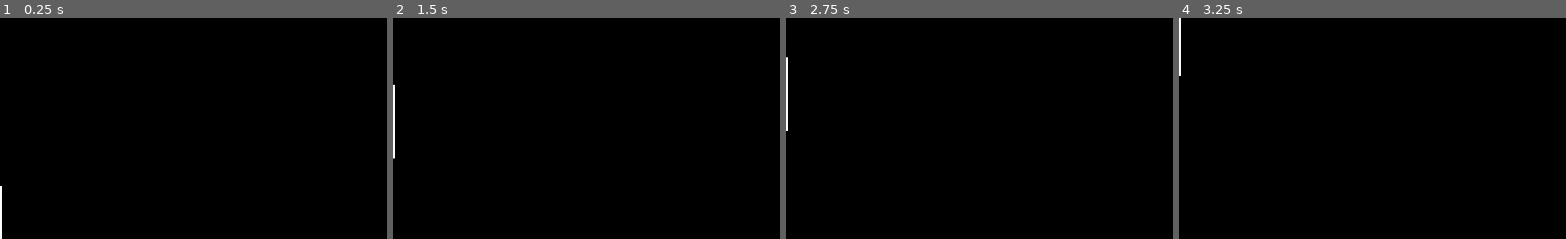
Above: before the commit, frames 1-4 (left to right).
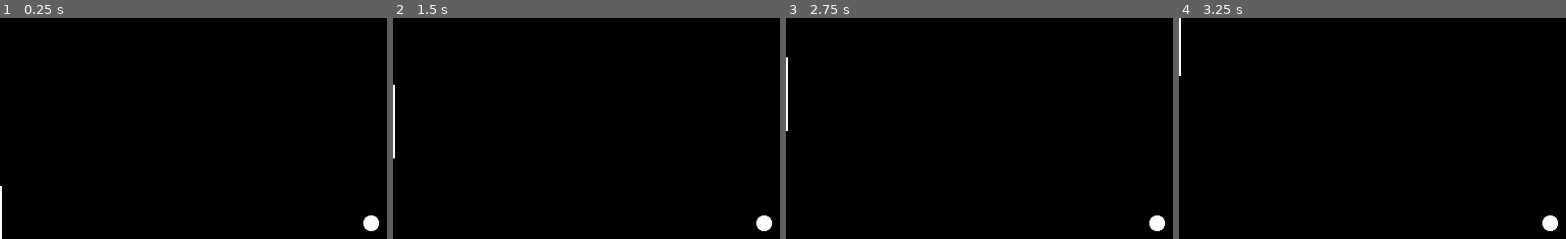
Above: after the commit, the same moments.

Repository: Vorgenstad/pong
Game: Godot game, scene res://scenes/main.tscn
Same seed, same stepped clock (60 frames per second), same inputs: the game is played once before the commit and once after it.
Inputs:
- Up to frame 1 (0.25 s): no input
- Up to frame 2 (1.5 s): tap Enter at 0.5 s; hold W 0.53-1.28 s; hold S from 1.28 s (still down)
- Up to frame 3 (2.75 s): release S at 2.03 s; hold W from 2.03 s (still down)
- Up to frame 4 (3.25 s): keep holding W
The pictures show only the part of the screen within x 2-52%, y 4-54%; the shares and areas given below are measured in that part.

The runs differ from the first frame. In frame 1, 0.2% of the frame differs, in the area x 93-98%, y 89-97%; in frame 2, 0.2%; in frame 3, 0.2%; in frame 4, 0.2%.

Commit message:
Added ball scene with just the sprite

Diff:
--- /dev/null
+++ b/scenes/ball.tscn
@@ -0,0 +1,7 @@
+[gd_scene load_steps=2 format=3 uid="uid://c845tw8ecfjsk"]
+
+[ext_resource type="Texture2D" uid="uid://ddpf52udit3j" path="res://assets/ball.png" id="1_7vd5g"]
+
+[node name="Ball" type="Sprite2D"]
+scale = Vector2(0.4, 0.4)
+texture = ExtResource("1_7vd5g")
--- a/scenes/main.tscn
+++ b/scenes/main.tscn
@@ -1,8 +1,9 @@
-[gd_scene load_steps=4 format=3 uid="uid://dgf1qrronkihu"]
+[gd_scene load_steps=5 format=3 uid="uid://dgf1qrronkihu"]
 
 [ext_resource type="Script" path="res://scenes/main.gd" id="1_iae1t"]
 [ext_resource type="PackedScene" uid="uid://btrwyrqgii5dk" path="res://scenes/palette.tscn" id="1_yuure"]
 [ext_resource type="PackedScene" uid="uid://cwpm2y8mf8kxm" path="res://scenes/field.tscn" id="2_i3noa"]
+[ext_resource type="PackedScene" uid="uid://c845tw8ecfjsk" path="res://scenes/ball.tscn" id="4_jcufi"]
 
 [node name="Main" type="Node2D"]
 script = ExtResource("1_iae1t")
@@ -15,3 +16,6 @@
 
 [node name="Player2" parent="." instance=ExtResource("1_yuure")]
 position = Vector2(1250, 360)
+
+[node name="Ball" parent="." instance=ExtResource("4_jcufi")]
+position = Vector2(640, 360)
Binary file added: assets/ball.png
Not shown, added: assets/ball.png.import
